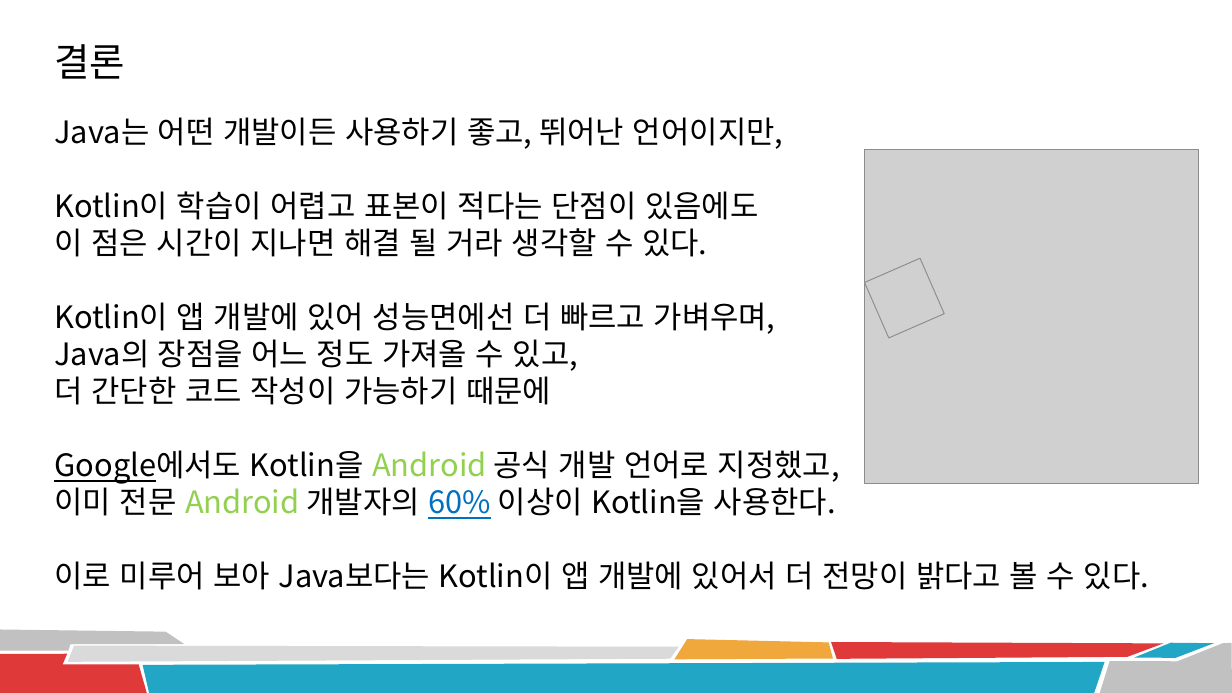
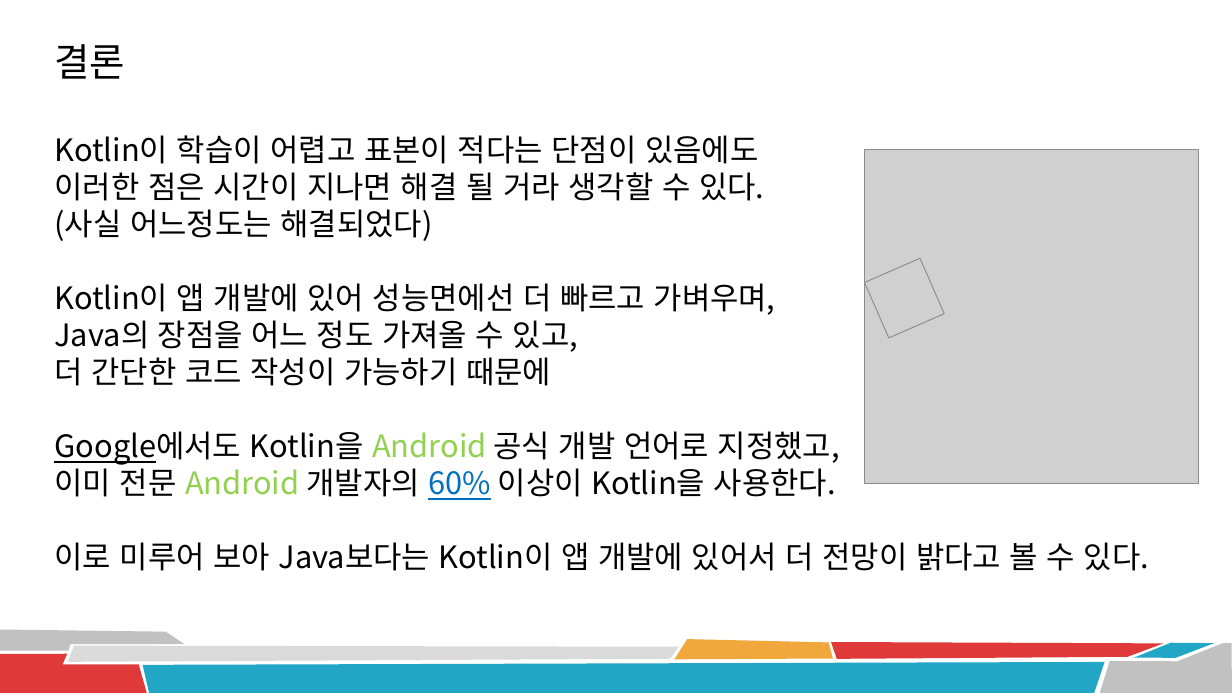
Before and after one commit to DGSW-Android-Study/DGSW-Android-6th, a slide deck: slide 7 of 2022-05-15/김도현/안드 스터디 - 코틀린.pptx (slide 8 before the commit). Drawn at 1232x693 pixels with LibreOffice and Linux fonts; fonts in the diff are those of the drawing; grey boxes stand for pictures. Boxes give left, top, right and bottom in pixels: in the first picture for what was removed or moved away, otherwise in the second. Text is boxed around its words. In the diff, an @@ line names an element or a change of style, - is before the commit and + after.

```diff
--- a/2022-05-15/김도현/안드 스터디 - 코틀린.pptx
+++ b/2022-05-15/김도현/안드 스터디 - 코틀린.pptx
@@ text "Kotlin이 학습이 어렵고 표본이 적다는 ...": place and size @@
-text "Kotlin이 학습이 어렵고 표본이 적다는 ..." at bbox=[54, 117, 1149, 590]
+text "Kotlin이 학습이 어렵고 표본이 적다는 ..." at bbox=[54, 135, 1149, 571]
@@ text at bbox=[54, 117, 783, 149]: paragraph removed @@
-Java는 어떤 개발이든 사용하기 좋고, 뛰어난 언어이지만,
@@ text at bbox=[54, 172, 764, 241]: text changed @@
-이 점은 시간이 지나면 해결 될 거라 생각할 수 있다.
+이러한 점은 시간이 지나면 해결 될 거라 생각할 수 있다.
+(사실 어느정도는 해결되었다)
```
Also in this commit, not shown: 5 other slides changed, 2 slides added.
